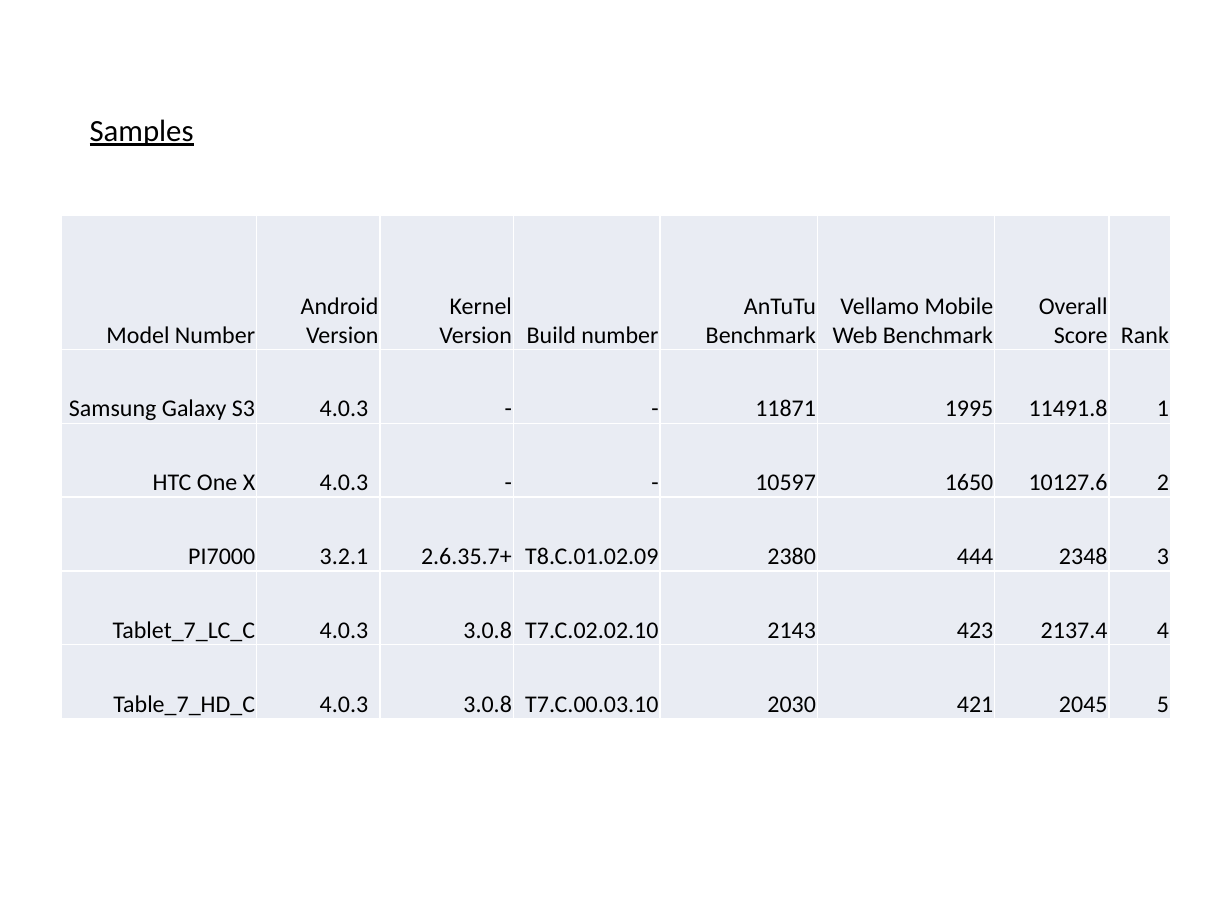
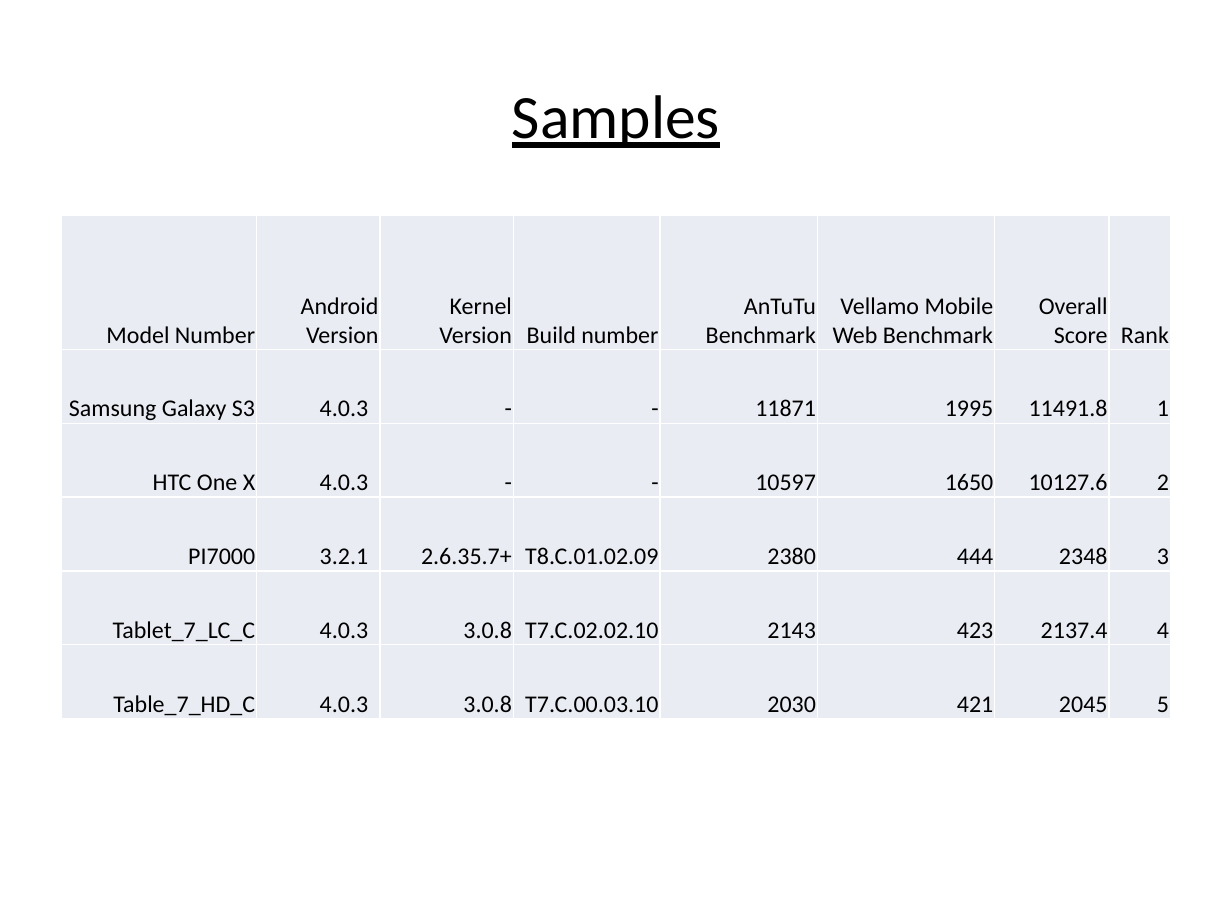
Before and after one commit to laikayeekelly/Benchmark, a slide deck: slide 17 of benchmark.pptx (slide 8 before the commit). Drawn at 1232x924 pixels with LibreOffice and Linux fonts; fonts in the diff are those of the drawing. Boxes give left, top, right and bottom in pixels: in the first picture for what was removed or moved away, otherwise in the second. Text is boxed around its words. In the diff, an @@ line names an element or a change of style, - is before the commit and + after.

```diff
--- a/benchmark.pptx
+++ b/benchmark.pptx
@@ title "Samples": place and size @@
-title "Samples" at (90, 119, 194, 146)
+title "Samples" at (512, 95, 720, 148)
@@ title "Samples" at (512, 95, 720, 148): size 18 to 36 pt; alignment left to centre; vertical alignment top to middle @@
```
Also in this commit, not shown: 7 other slides changed, 9 slides added.
